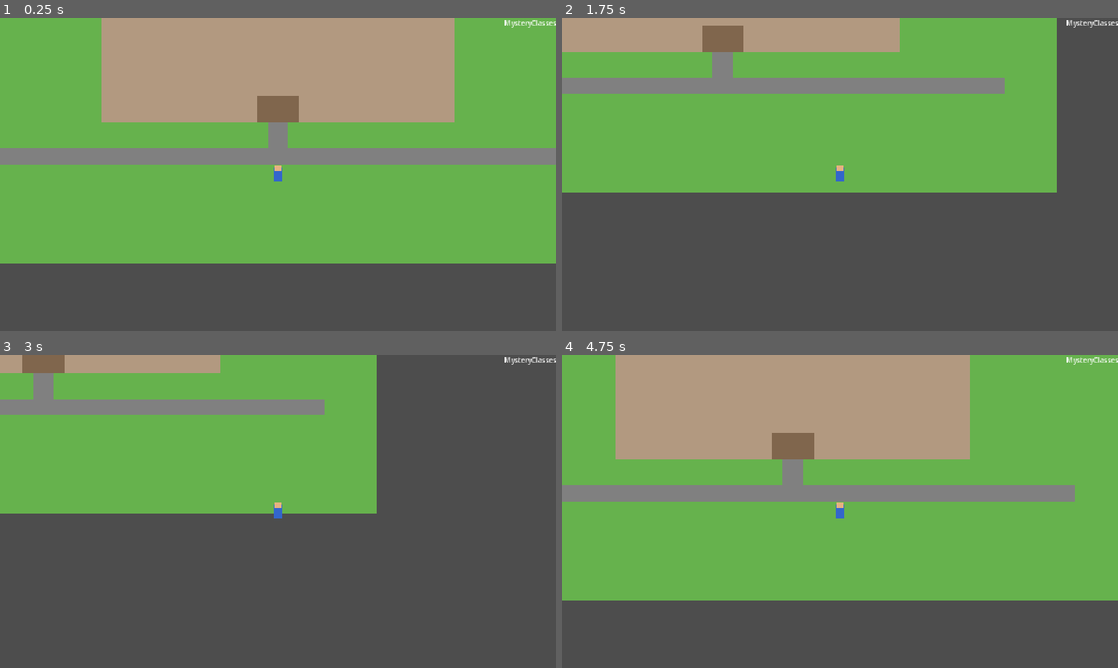
Above: before the commit, frames 1-4 (two rows, left to right).
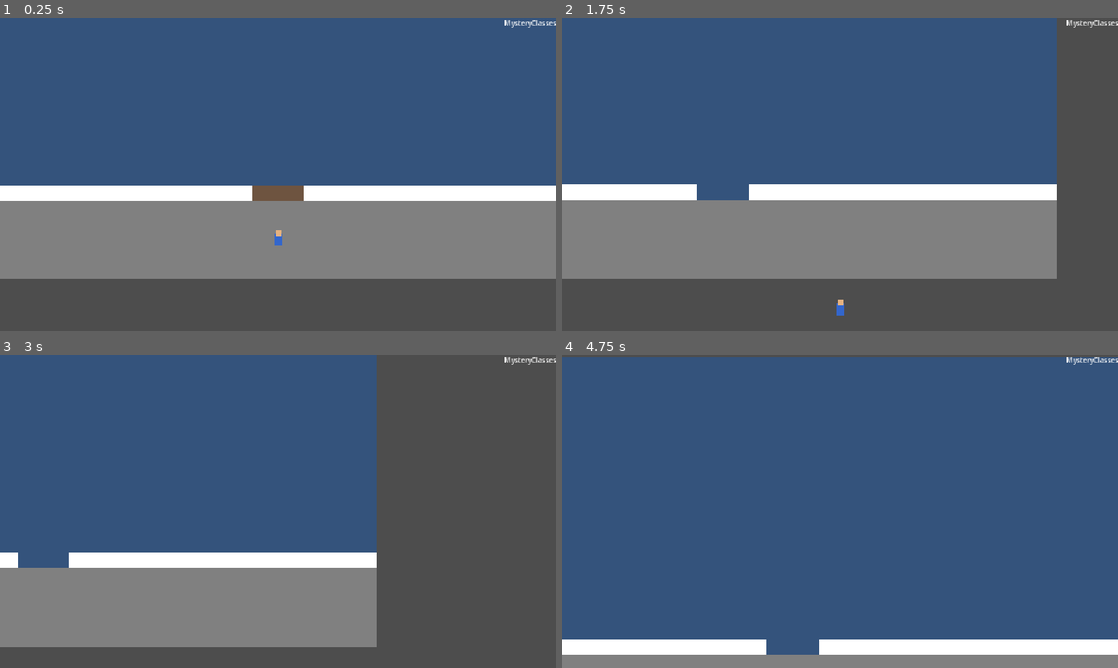
Above: after the commit, the same moments.

Repository: MysteryClasses/MysteryClasses
Game: Godot game, scene res://scenes/Main.tscn
Two runs of this game, one before a commit and one after it. Both use one fixed random seed, a clock stepped at 60 frames per second and the inputs below.
Inputs:
- Up to frame 1 (0.25 s): no input
- Up to frame 2 (1.75 s): tap Enter (ui_accept) at 0.5, 0.77, 1.52 s; hold Right (ui_right) 0.53-1.28 s; hold E (interact) 0.53-1.28 s; hold Down (ui_down) from 1.28 s (still down); tap E (interact) at 1.35 s
- Up to frame 3 (3 s): release Down (ui_down) at 2.03 s; hold Right (ui_right) 2.03-2.78 s; hold E (interact) 2.03-2.78 s; hold Up (ui_up) from 2.78 s (still down); tap E (interact) at 2.85 s
- Up to frame 4 (4.75 s): tap Enter (ui_accept) at 3.02, 3.77, 4.52 s; release Up (ui_up) at 3.53 s; hold E (interact) 3.53-4.28 s; hold Left (ui_left) from 3.53 s (still down); tap E (interact) at 4.35 s

The runs differ from the first frame. In frame 1, 83% of the frame differs, in the area x 0-100%, y 0-84%; in frame 2, 74%; in frame 3, 63%; in frame 4, 100%, in the area x 0-100%, y 0-100%.

Commit message:
Refactor project structure and add new gameplay elements
- Updated .gitignore to include temp and assets directories
- Enhanced README.md with team member details and game overview
- Modified project.godot for improved configuration clarity
- Updated Main.tscn to include Classroom scene and adjust node properties
- Created Door.tscn with interaction logic for opening and closing doors
- Enhanced Player.tscn with camera support and adjusted collision shapes
- Added area_2d.gd for scene transition handling
- Introduced door.gd for door interaction mechanics
- Created Classroom.tscn with environment setup and player spawn point
- Refactored Player.gd for improved physics processing

Diff:
--- a/project.godot
+++ b/project.godot
@@ -1,3 +1,11 @@
+; Engine configuration file.
+; It's best edited using the editor UI and not directly,
+; since the parameters that go here are not all obvious.
+;
+; Format:
+;   [section] ; section goes between []
+;   param=value ; assign values to parameters
+
 config_version=5
 
 [animation]
@@ -19,6 +27,38 @@
 
 [input]
 
+ui_left={
+"deadzone": 0.5,
+"events": [Object(InputEventKey,"resource_local_to_scene":false,"resource_name":"","device":0,"window_id":0,"alt_pressed":false,"shift_pressed":false,"ctrl_pressed":false,"meta_pressed":false,"pressed":false,"keycode":4194319,"physical_keycode":0,"key_label":0,"unicode":0,"location":0,"echo":false,"script":null)
+, Object(InputEventJoypadButton,"resource_local_to_scene":false,"resource_name":"","device":-1,"button_index":13,"pressure":0.0,"pressed":false,"script":null)
+, Object(InputEventJoypadMotion,"resource_local_to_scene":false,"resource_name":"","device":-1,"axis":0,"axis_value":-1.0,"script":null)
+, Object(InputEventKey,"resource_local_to_scene":false,"resource_name":"","device":-1,"window_id":0,"alt_pressed":false,"shift_pressed":false,"ctrl_pressed":false,"meta_pressed":false,"pressed":false,"keycode":0,"physical_keycode":65,"key_label":0,"unicode":97,"location":0,"echo":false,"script":null)
+]
+}
+ui_right={
+"deadzone": 0.5,
+"events": [Object(InputEventKey,"resource_local_to_scene":false,"resource_name":"","device":0,"window_id":0,"alt_pressed":false,"shift_pressed":false,"ctrl_pressed":false,"meta_pressed":false,"pressed":false,"keycode":4194321,"physical_keycode":0,"key_label":0,"unicode":0,"location":0,"echo":false,"script":null)
+, Object(InputEventJoypadButton,"resource_local_to_scene":false,"resource_name":"","device":-1,"button_index":14,"pressure":0.0,"pressed":false,"script":null)
+, Object(InputEventJoypadMotion,"resource_local_to_scene":false,"resource_name":"","device":-1,"axis":0,"axis_value":1.0,"script":null)
+, Object(InputEventKey,"resource_local_to_scene":false,"resource_name":"","device":-1,"window_id":0,"alt_pressed":false,"shift_pressed":false,"ctrl_pressed":false,"meta_pressed":false,"pressed":false,"keycode":0,"physical_keycode":68,"key_label":0,"unicode":100,"location":0,"echo":false,"script":null)
+]
+}
+ui_up={
+"deadzone": 0.5,
+"events": [Object(InputEventKey,"resource_local_to_scene":false,"resource_name":"","device":0,"window_id":0,"alt_pressed":false,"shift_pressed":false,"ctrl_pressed":false,"meta_pressed":false,"pressed":false,"keycode":4194320,"physical_keycode":0,"key_label":0,"unicode":0,"location":0,"echo":false,"script":null)
+, Object(InputEventJoypadButton,"resource_local_to_scene":false,"resource_name":"","device":-1,"button_index":11,"pressure":0.0,"pressed":false,"script":null)
+, Object(InputEventJoypadMotion,"resource_local_to_scene":false,"resource_name":"","device":-1,"axis":1,"axis_value":-1.0,"script":null)
+, Object(InputEventKey,"resource_local_to_scene":false,"resource_name":"","device":-1,"window_id":0,"alt_pressed":false,"shift_pressed":false,"ctrl_pressed":false,"meta_pressed":false,"pressed":false,"keycode":0,"physical_keycode":87,"key_label":0,"unicode":119,"location":0,"echo":false,"script":null)
+]
+}
+ui_down={
+"deadzone": 0.5,
+"events": [Object(InputEventKey,"resource_local_to_scene":false,"resource_name":"","device":0,"window_id":0,"alt_pressed":false,"shift_pressed":false,"ctrl_pressed":false,"meta_pressed":false,"pressed":false,"keycode":4194322,"physical_keycode":0,"key_label":0,"unicode":0,"location":0,"echo":false,"script":null)
+, Object(InputEventJoypadButton,"resource_local_to_scene":false,"resource_name":"","device":-1,"button_index":12,"pressure":0.0,"pressed":false,"script":null)
+, Object(InputEventJoypadMotion,"resource_local_to_scene":false,"resource_name":"","device":-1,"axis":1,"axis_value":1.0,"script":null)
+, Object(InputEventKey,"resource_local_to_scene":false,"resource_name":"","device":-1,"window_id":0,"alt_pressed":false,"shift_pressed":false,"ctrl_pressed":false,"meta_pressed":false,"pressed":false,"keycode":0,"physical_keycode":83,"key_label":0,"unicode":115,"location":0,"echo":false,"script":null)
+]
+}
 move_left={
 "deadzone": 0.5,
 "events": [Object(InputEventKey,"resource_local_to_scene":false,"resource_name":"","device":-1,"window_id":0,"alt_press …(191 unchanged characters)…
@@ -46,6 +86,7 @@
 interact={
 "deadzone": 0.5,
 "events": [Object(InputEventKey,"resource_local_to_scene":false,"resource_name":"","device":-1,"window_id":0,"alt_press …(192 unchanged characters)…
+, Object(InputEventKey,"resource_local_to_scene":false,"resource_name":"","device":-1,"window_id":0,"alt_pressed":false,"shift_pressed":false,"ctrl_pressed":false,"meta_pressed":false,"pressed":false,"keycode":0,"physical_keycode":81,"key_label":0,"unicode":81,"location":0,"echo":false,"script":null)
 , Object(InputEventKey,"resource_local_to_scene":false,"resource_name":"","device":-1,"window_id":0,"alt_pressed":false …(182 unchanged characters)…
 ]
 }
--- a/scenes/Main.tscn
+++ b/scenes/Main.tscn
@@ -1,14 +1,18 @@
-[gd_scene load_steps=2 format=3]
+[gd_scene format=3 uid="uid://ucqsop4d7jf8"]
 
 [ext_resource type="PackedScene" path="res://scenes/environments/Campus.tscn" id="1"]
+[ext_resource type="PackedScene" uid="uid://bg05614rc70ah" path="res://scenes/environments/Classroom.tscn" id="2_rvslj"]
 
-[node name="Main" type="Node"]
+[node name="Main" type="Node" unique_id=162008019]
 
-[node name="Campus" parent="." instance=ExtResource("1")]
+[node name="Campus" parent="." unique_id=1570770430 instance=ExtResource("1")]
+visible = false
 
-[node name="UI" type="CanvasLayer" parent="."]
+[node name="Classroom" parent="." unique_id=43590407 instance=ExtResource("2_rvslj")]
 
-[node name="GameTitle" type="Label" parent="UI"]
+[node name="UI" type="CanvasLayer" parent="." unique_id=204749778]
+
+[node name="GameTitle" type="Label" parent="UI" unique_id=290809618]
 anchors_preset = 1
 anchor_left = 1.0
 anchor_right = 1.0
--- /dev/null
+++ b/scenes/entities/Door.tscn
@@ -0,0 +1,88 @@
+[gd_scene format=3 uid="uid://bd5vyq0fsuiwe"]
+
+[sub_resource type="GDScript" id="GDScript_hyjki"]
+script/source = "extends Node2D
+
+@export var open_time: float = 5.0
+
+@onready var door_rect: ColorRect = $DoorRect
+@onready var collision: CollisionShape2D = $Body/Collision
+@onready var area: Area2D = $InteractArea
+
+var _player_in_range: Node2D = null
+var _is_open: bool = false
+
+
+func _ready():
+	area.body_entered.connect(_on_body_entered)
+	area.body_exited.connect(_on_body_exited)
+
+
+func _unhandled_input(event):
+	if event.is_action_pressed(\"interact\"):
+		open_door()
+
+
+func open_door():
+	_is_open = true
+
+	# Hide the door
+	door_rect.visible = false
+
+	# Disable collision so player can pass
+	collision.disabled = true
+
+	wait_and_close()
+
+
+func wait_and_close():
+	await get_tree().create_timer(open_time).timeout
+
+	# Show door again
+	door_rect.visible = true
+
+	# Enable collision
+	collision.disabled = false
+
+	_is_open = false
+
+
+func _on_body_entered(body):
+	if body.is_in_group(\"player\"):
+		_player_in_range = body
+		print(\"Entered Door Area\")
+
+
+
+
+
+func _on_body_exited(body):
+	if body == _player_in_range:
+		_player_in_range = null
+"
+
+[sub_resource type="RectangleShape2D" id="RectangleShape2D_rwqoy"]
+size = Vector2(100, 30)
+
+[sub_resource type="RectangleShape2D" id="RectangleShape2D_sqvrh"]
+size = Vector2(110, 40)
+
+[node name="Door" type="Node2D" unique_id=1700271649]
+script = SubResource("GDScript_hyjki")
+
+[node name="DoorRect" type="ColorRect" parent="." unique_id=137814796]
+offset_left = -50.0
+offset_top = -15.0
+offset_right = 50.0
+offset_bottom = 15.0
+color = Color(0.43137255, 0.32941177, 0.2509804, 1)
+
+[node name="Body" type="StaticBody2D" parent="." unique_id=1256300229]
+
+[node name="Collision" type="CollisionShape2D" parent="Body" unique_id=598917915]
+shape = SubResource("RectangleShape2D_rwqoy")
+
+[node name="InteractArea" type="Area2D" parent="." unique_id=1614817828]
+
+[node name="InteractShape" type="CollisionShape2D" parent="InteractArea" unique_id=287271256]
+shape = SubResource("RectangleShape2D_sqvrh")
--- a/scenes/entities/Player.tscn
+++ b/scenes/entities/Player.tscn
@@ -1,18 +1,18 @@
-[gd_scene load_steps=3 format=3]
+[gd_scene format=3 uid="uid://bwva3bbka12ag"]
 
-[ext_resource type="Script" path="res://scripts/Player.gd" id="1"]
+[ext_resource type="Script" uid="uid://nbmdo4wn6wpw" path="res://scripts/Player.gd" id="1"]
 
 [sub_resource type="CapsuleShape2D" id="CapsuleShape2D_1"]
-radius = 12.0
-height = 36.0
+radius = 15.0
+height = 42.0
 
-[node name="Player" type="CharacterBody2D"]
+[node name="Player" type="CharacterBody2D" unique_id=333817258 groups=["player"]]
 script = ExtResource("1")
 
-[node name="CollisionShape2D" type="CollisionShape2D" parent="."]
+[node name="CollisionShape2D" type="CollisionShape2D" parent="." unique_id=105270652]
 shape = SubResource("CapsuleShape2D_1")
 
-[node name="Body" type="ColorRect" parent="."]
+[node name="Body" type="ColorRect" parent="." unique_id=811139993]
 anchors_preset = 8
 anchor_left = 0.5
 anchor_top = 0.5
@@ -24,7 +24,7 @@
 offset_bottom = 12.0
 color = Color(0.2, 0.4, 0.8, 1)
 
-[node name="Head" type="ColorRect" parent="."]
+[node name="Head" type="ColorRect" parent="." unique_id=114336222]
 anchors_preset = 8
 anchor_left = 0.5
 anchor_top = 0.5
@@ -35,3 +35,8 @@
 offset_right = 6.0
 offset_bottom = -6.0
 color = Color(0.9, 0.7, 0.5, 1)
+
+[node name="Camera2D" type="Camera2D" parent="." unique_id=1919082513 groups=["player"]]
+anchor_mode = 0
+position_smoothing_enabled = true
+editor_draw_limits = true
--- /dev/null
+++ b/scenes/entities/area_2d.gd
@@ -0,0 +1,25 @@
+extends Area2D
+
+@export var target_scene: String
+
+var player_inside = false
+
+
+func _ready():
+	body_entered.connect(_on_body_entered)
+	body_exited.connect(_on_body_exited)
+
+
+func _process(_delta):
+	if player_inside and Input.is_action_just_pressed("interact"):
+		get_tree().change_scene_to_file(target_scene)
+
+
+func _on_body_entered(body):
+	if body.is_in_group("player"):
+		player_inside = true
+
+
+func _on_body_exited(body):
+	if body.is_in_group("player"):
+		player_inside = false
--- /dev/null
+++ b/scenes/entities/door.gd
@@ -0,0 +1,65 @@
+extends Node2D
+
+@export var open_time: float = 5.0
+@export var open_angle: float = 90.0
+
+@onready var sprite: Sprite2D = $DoorPic
+@onready var collision: CollisionShape2D = $Body/Collision
+@onready var area: Area2D = $InteractArea
+
+var player_in_range: CharacterBody2D = null
+var is_open: bool = false
+var is_busy: bool = false
+
+func _ready():
+	area.body_entered.connect(_on_body_entered)
+	area.body_exited.connect(_on_body_exited)
+
+func _unhandled_input(event):
+	if event.is_action_pressed("interact"):
+		if player_in_range != null and not is_open and not is_busy:
+			open_door(player_in_range)
+
+func open_door(player: CharacterBody2D):
+	is_busy = true
+	is_open = true
+
+	# Disable collision so player can walk through
+	collision.disabled = true
+
+	# Check if player is above or below
+	var direction = sign(player.global_position.y - global_position.y)
+
+	# If player exactly aligned, default to open downward
+	if direction == 0:
+		direction = 1
+
+	var target_rotation = deg_to_rad(open_angle) * direction
+
+	var tween = create_tween()
+	tween.tween_property(sprite, "rotation", target_rotation, 0.3)
+	tween.finished.connect(_after_open)
+
+func _after_open():
+	await get_tree().create_timer(open_time).timeout
+	close_door()
+
+func close_door():
+	var tween = create_tween()
+	tween.tween_property(sprite, "rotation", 0.0, 0.3)
+	tween.finished.connect(_after_close)
+
+func _after_close():
+	is_open = false
+	is_busy = false
+
+	# Re-enable collision
+	collision.disabled = false
+
+func _on_body_entered(body):
+	if body is CharacterBody2D:
+		player_in_range = body
+
+func _on_body_exited(body):
+	if body == player_in_range:
+		player_in_range = null
--- /dev/null
+++ b/scenes/environments/Classroom.tscn
@@ -0,0 +1,68 @@
+[gd_scene format=3 uid="uid://bg05614rc70ah"]
+
+[ext_resource type="PackedScene" uid="uid://bd5vyq0fsuiwe" path="res://scenes/entities/Door.tscn" id="1_ak2e8"]
+[ext_resource type="PackedScene" uid="uid://bwva3bbka12ag" path="res://scenes/entities/Player.tscn" id="2_oy518"]
+[ext_resource type="PackedScene" uid="uid://wlup0cg414yq" path="res://scenes/entities/Teleport.tscn" id="3_oy518"]
+
+[sub_resource type="RectangleShape2D" id="RectangleShape2D_60kri"]
+size = Vector2(590, 30)
+
+[node name="Classroom" type="Node2D" unique_id=43590407]
+
+[node name="SpawnPoint" type="Marker2D" parent="." unique_id=1429428147]
+
+[node name="Wall1" type="TileMapLayer" parent="." unique_id=931255994]
+
+[node name="Wall" type="ColorRect" parent="Wall1" unique_id=1451230262]
+z_index = 1
+offset_top = 540.0
+offset_right = 590.0
+offset_bottom = 570.0
+
+[node name="Body" type="StaticBody2D" parent="Wall1" unique_id=1050559200]
+
+[node name="Collision" type="CollisionShape2D" parent="Wall1/Body" unique_id=659663926]
+position = Vector2(292, 557)
+shape = SubResource("RectangleShape2D_60kri")
+
+[node name="Wall2" type="TileMapLayer" parent="." unique_id=1684122925]
+
+[node name="Wall" type="ColorRect" parent="Wall2" unique_id=1877649700]
+z_index = 1
+offset_left = 690.0
+offset_top = 540.0
+offset_right = 1280.0
+offset_bottom = 570.0
+
+[node name="Body" type="StaticBody2D" parent="Wall2" unique_id=1673745441]
+
+[node name="Collision" type="CollisionShape2D" parent="Wall2/Body" unique_id=837499742]
+position = Vector2(985, 557)
+shape = SubResource("RectangleShape2D_60kri")
+
+[node name="TileMapLayer2" type="TileMapLayer" parent="." unique_id=1116199603]
+
+[node name="Hallway" type="ColorRect" parent="TileMapLayer2" unique_id=1634484095]
+z_index = 1
+offset_top = 570.0
+offset_right = 1280.0
+offset_bottom = 720.0
+color = Color(0.5019608, 0.5019608, 0.5019608, 1)
+
+[node name="Floor" type="ColorRect" parent="TileMapLayer2" unique_id=251054526]
+offset_right = 1280.0
+offset_bottom = 720.0
+color = Color(0.20392157, 0.3254902, 0.4862745, 1)
+
+[node name="Door" parent="." unique_id=1700271649 instance=ExtResource("1_ak2e8")]
+z_index = 1
+position = Vector2(640, 555)
+
+[node name="Player" parent="." unique_id=1820359016 instance=ExtResource("2_oy518")]
+z_index = 1
+position = Vector2(641, 644)
+
+[node name="Teleport" parent="." unique_id=1010616404 instance=ExtResource("3_oy518")]
+z_index = 1
+position = Vector2(1258, 642)
+target_scene = "res://scenes/environments/Campus.tscn"
--- a/scripts/Player.gd
+++ b/scripts/Player.gd
@@ -5,7 +5,7 @@
 
 var vertical_velocity: float = 0.0
 
-func _physics_process(delta):
+func _physics_process(_delta):
 	var direction = Vector2.ZERO
 
 	if Input.is_action_pressed("ui_right"):
Not shown, changed: .gitignore
Not shown, changed: README.md
